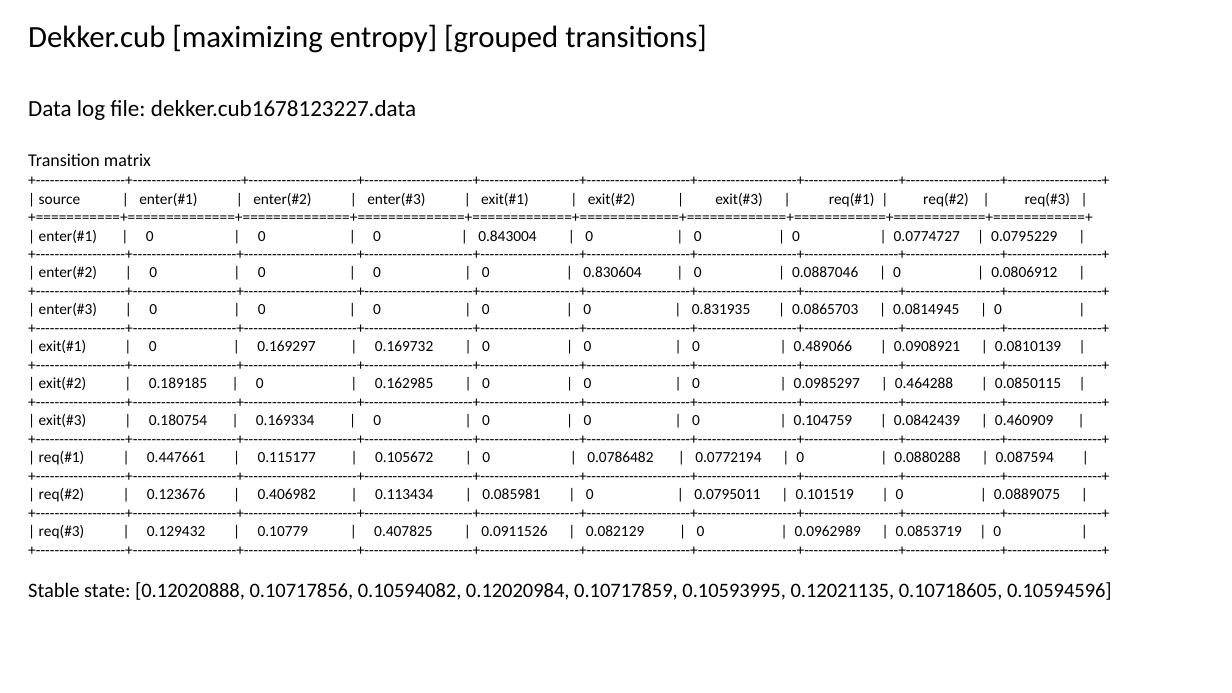
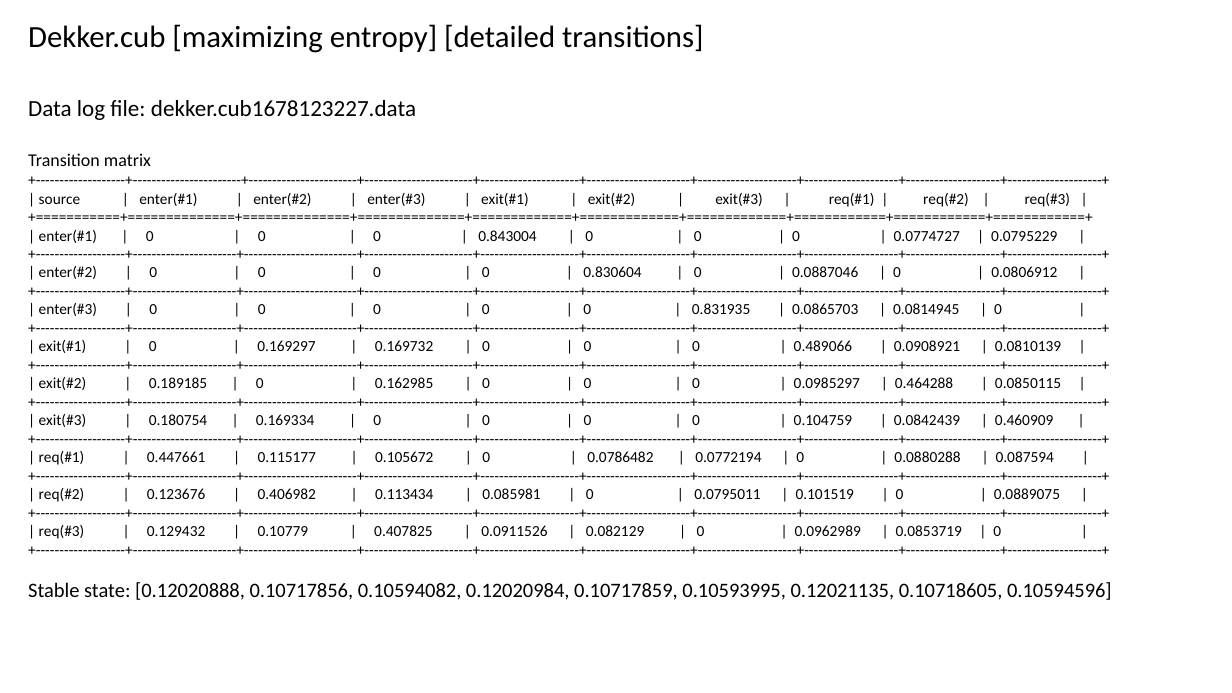
Before and after one commit to cubicle-model-checker/cubicle, a slide deck: slide 24 of mcmc_method.pptx (slide 12 before the commit). Drawn at 1232x693 pixels with LibreOffice and Linux fonts; fonts in the diff are those of the drawing. Boxes give left, top, right and bottom in pixels: in the first picture for what was removed or moved away, otherwise in the second. Text is boxed around its words. In the diff, an @@ line names an element or a change of style, - is before the commit and + after.

```diff
--- a/mcmc_method.pptx
+++ b/mcmc_method.pptx
@@ text at [28, 24, 703, 53]: text changed @@
-Dekker.cub [maximizing entropy] [grouped transitions]
+Dekker.cub [maximizing entropy] [detailed transitions]
```
Also in this commit, not shown: 8 other slides changed, 15 slides added, 3 slides removed.
